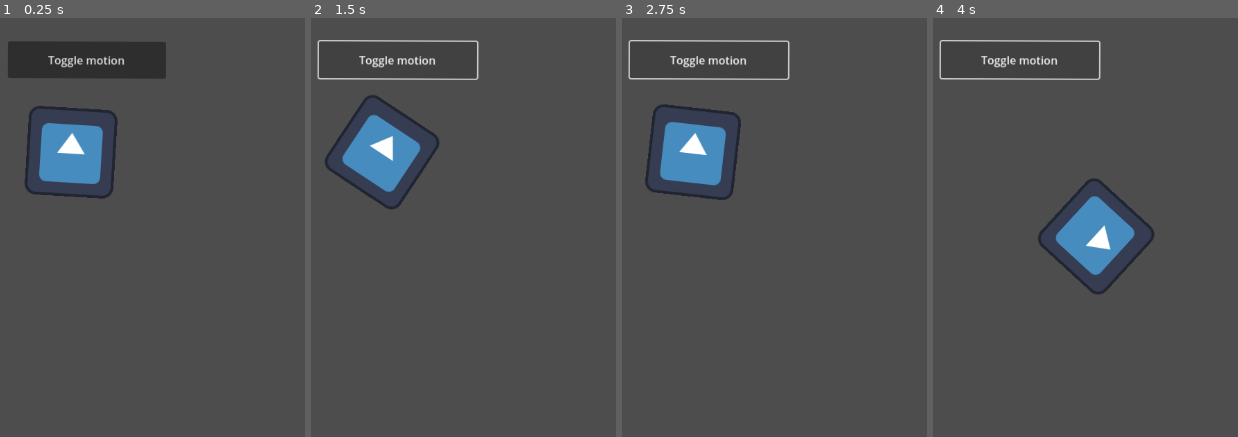
Above: before the commit, frames 1-4 (left to right).
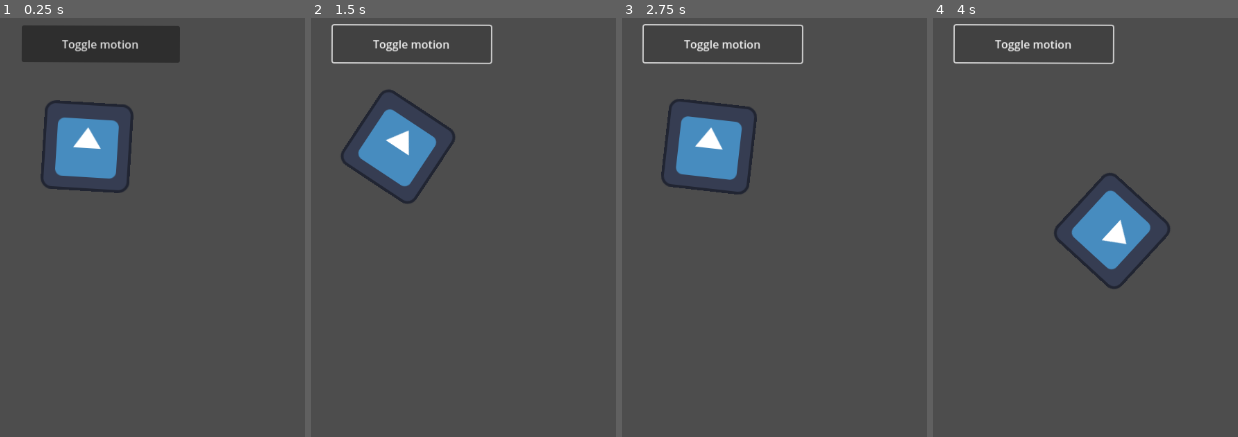
Above: after the commit, the same moments.

Repository: shoatsdev/CanineQuest
Game: Godot game, scene res://node_2d.tscn
Same seed, same stepped clock (60 frames per second), same inputs: the game is played once before the commit and once after it. This scene is started directly instead of the project's main scene. The engine's default icon, where the game draws it, is replaced by a stand-in: a white triangle on a blue panel in a dark square.
Inputs:
- Up to frame 1 (0.25 s): no input
- Up to frame 2 (1.5 s): click "Toggle motion" at 0.5 s; tap Enter at 1.25 s; hold Right (ui_right) from 1.28 s (still down)
- Up to frame 3 (2.75 s): release Right (ui_right) at 2.03 s; hold Left (ui_left) from 2.03 s (still down)
- Up to frame 4 (4 s): release Left (ui_left) at 2.78 s; hold Right (ui_right) 2.78-3.53 s; hold Up (ui_up) from 3.53 s (still down)

The runs differ from the first frame. In frame 1, 8.3% of the frame differs, in the area x 2-60%, y 1-44%; in frame 2, 5.6%; in frame 3, 5.4%; in frame 4, 5.4%.

Commit message:
First test commit.

Diff:
--- a/Sprite2D.gd
+++ b/Sprite2D.gd
@@ -22,3 +22,4 @@
 
 func _on_button_pressed():
 	set_process(not is_processing())
+	# test
--- a/node_2d.tscn
+++ b/node_2d.tscn
@@ -6,13 +6,13 @@
 rotation = 0.0662836
 
 [node name="Sprite2D" parent="." instance=ExtResource("1_by1xq")]
-position = Vector2(204.283, 223.961)
+position = Vector2(226.702, 214.455)
 
 [node name="Button" type="Button" parent="."]
-offset_left = 102.885
-offset_top = 70.3399
-offset_right = 330.885
-offset_bottom = 123.34
+offset_left = 121.318
+offset_top = 46.0657
+offset_right = 349.318
+offset_bottom = 99.0657
 rotation = -0.062646
 text = "Toggle motion"
 
--- a/sprite_2d.tscn
+++ b/sprite_2d.tscn
@@ -4,7 +4,7 @@
 [ext_resource type="Script" path="res://Sprite2D.gd" id="2_8bway"]
 
 [node name="Sprite2D" type="Sprite2D"]
-position = Vector2(166.766, 130.294)
+position = Vector2(216, 160)
 rotation = -0.00516284
 texture = ExtResource("1_p6akf")
 script = ExtResource("2_8bway")
